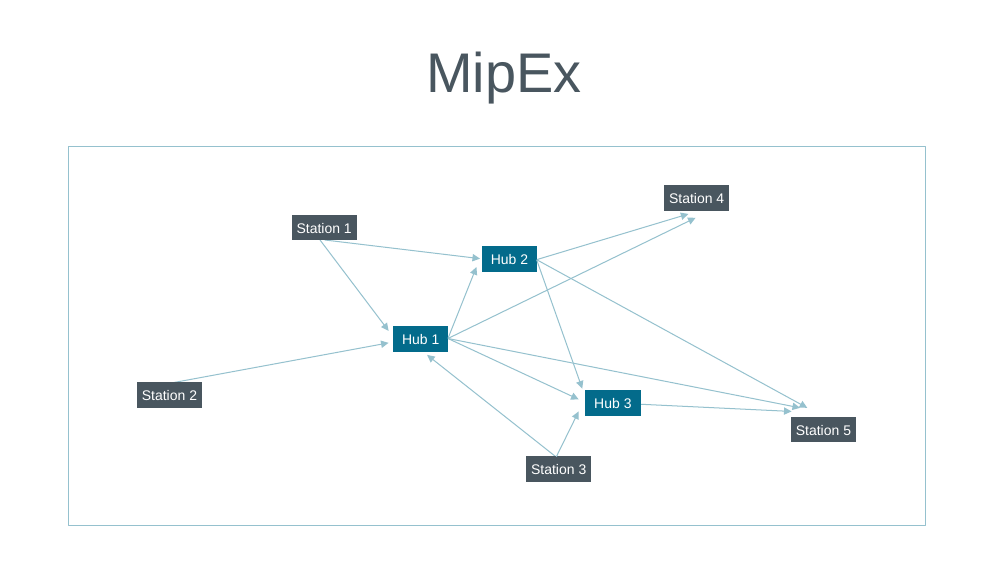
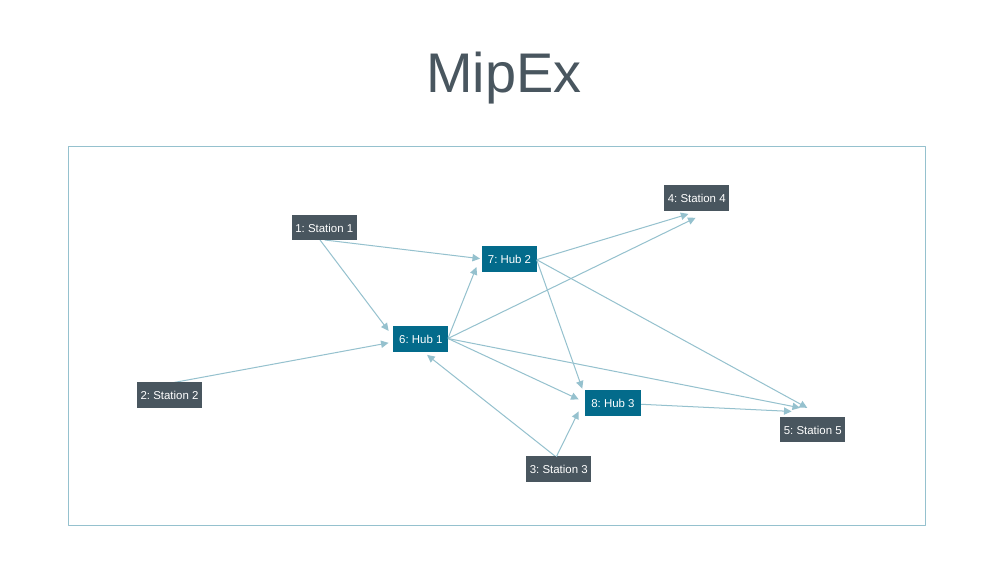
Before and after one commit to mipwise/mip-opt, a slide deck: slide 1 of 3_formulation_techniques/1_network_flow_problems/docs/slides.odp. Drawn at 1008x567 pixels with LibreOffice and Linux fonts; fonts in the diff are those of the drawing. Boxes give left, top, right and bottom in pixels: in the first picture for what was removed or moved away, otherwise in the second. Text is boxed around its words. In the diff, an @@ line names an element or a change of style, - is before the commit and + after.

```diff
--- a/3_formulation_techniques/1_network_flow_problems/docs/slides.odp
+++ b/3_formulation_techniques/1_network_flow_problems/docs/slides.odp
@@ text in rectangle at box(668, 194, 725, 202): text changed; size 11 to 9 pt @@
-Station 4
+4: Station 4
@@ text in rectangle at box(295, 223, 353, 232): text changed; size 11 to 9 pt @@
-Station 1
+1: Station 1
@@ text in rectangle at box(488, 254, 531, 263): text changed; size 11 to 9 pt @@
-Hub 2
+7: Hub 2
@@ text in rectangle at box(399, 334, 442, 343): text changed; size 11 to 9 pt @@
-Hub 1
+6: Hub 1
@@ text in rectangle at box(141, 391, 198, 399): text changed; size 11 to 9 pt @@
-Station 2
+2: Station 2
@@ text in rectangle at box(591, 398, 634, 407): text changed; size 11 to 9 pt @@
-Hub 3
+8: Hub 3
@@ rectangle "5: Station 5": place and size @@
-rectangle "5: Station 5" at box(792, 417, 856, 442)
+rectangle "5: Station 5" at box(781, 417, 845, 442)
@@ text in rectangle at box(784, 426, 841, 434): text changed; size 11 to 9 pt @@
-Station 5
+5: Station 5
@@ text in rectangle at box(530, 465, 587, 473): text changed; size 11 to 9 pt @@
-Station 3
+3: Station 3
```
Also in this commit, not shown: 1 other file.
